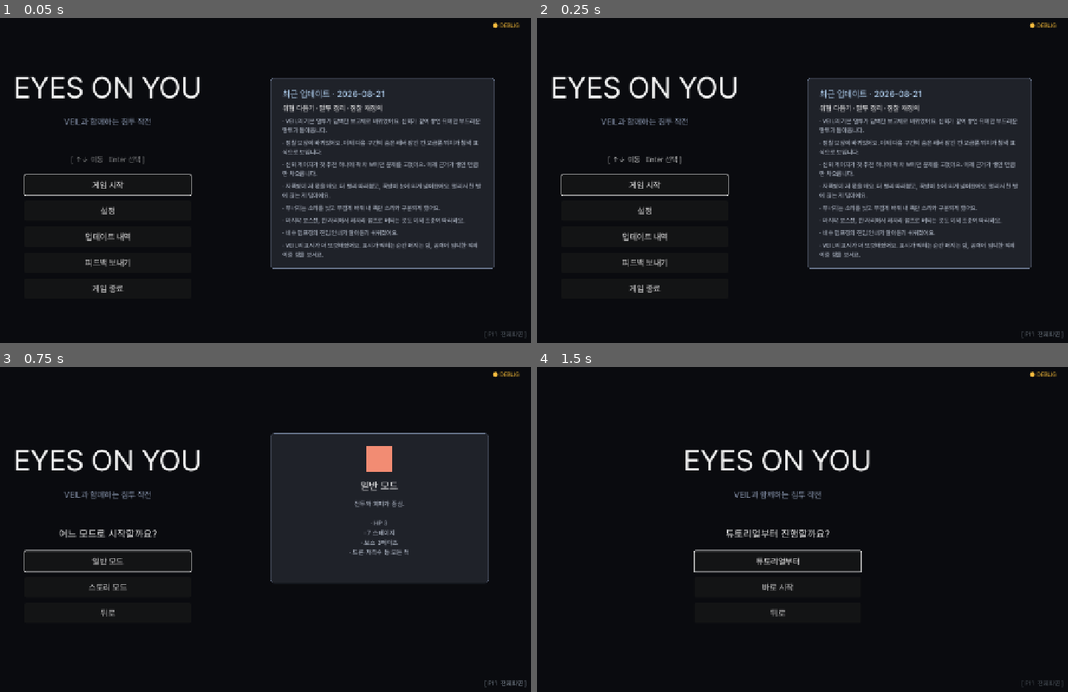
Above: before the commit, frames 1-4 (two rows, left to right).
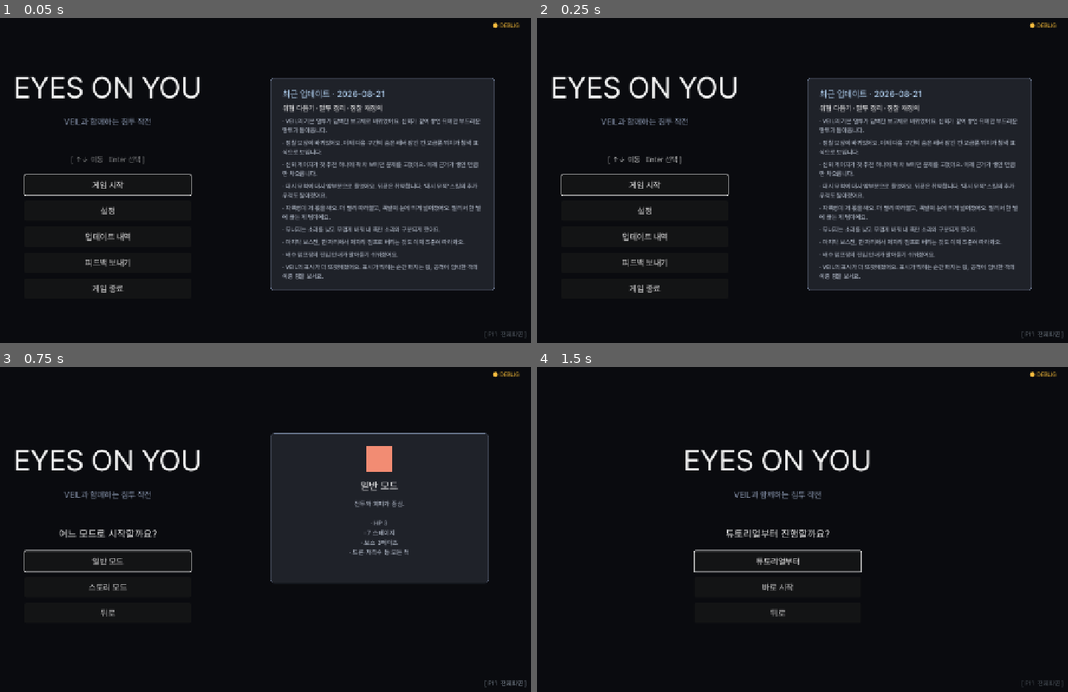
Above: after the commit, the same moments.

Repository: soomin007/EyesOnYou-Full
Game: Godot game, scene res://scenes/main.tscn
Two runs of this game, one before a commit and one after it. Both use one fixed random seed, a clock stepped at 60 frames per second and the inputs below. Sound files missing from this copy of the repository are replaced by a short silence.
Inputs:
- Up to frame 1 (0.05 s): no input
- Up to frame 2 (0.25 s): no input
- Up to frame 3 (0.75 s): click "게임 시작" at 0.5 s
- Up to frame 4 (1.5 s): click "일반 모드" at 1.25 s

The runs differ from the first frame. In frame 1, 5.6% of the frame differs, in the area x 50-94%, y 50-84%; in frame 2, 5.6%; in frame 3, nothing differs; in frame 4, nothing differs.

Commit message:
feat(balance): 대시 무적 창 축소 (사용자 확정)
- 무적 = 대시 앞부분만 0.12s(종전 전 구간 0.18) · T3 추가 0.3 → 0.15s
- T3 기준 무적 가동률 86% → ~48% · 이동 거리/속도/쿨다운 불변
- 스킬 설명 동기("대시 후 0.15s 무적") + 패치 노트 + 대사집 미러
- 단일 소스 = balance_framework §12 · 압력 1단계 실측 후 추가 폭 판정
- hp_survival_economy §1에 정찰 무의미 실플레이 실증 추가

Co-Authored-By: Claude Fable 5 <noreply@anthropic.com>

Diff:
--- a/scripts/GameInfo.gd
+++ b/scripts/GameInfo.gd
@@ -17,6 +17,7 @@
 			"VEIL의 기본 말투가 담백한 보고체로 바뀌었어요. 신뢰가 깊이 쌓인 뒤에만 부드러운 말투가 돌아옵니다.",
 			"정찰 보상이 바뀌었어요. 이제 다음 구간의 숨은 레버·잠긴 칸·보급품 위치가 청색 표식으로 보입니다.",
 			"신뢰 게이지가 첫 추천 하나에 꽉 차 보이던 문제를 고쳤어요. 이제 근거가 쌓인 만큼만 차오릅니다.",
+			"대시 무적이 대시 앞부분으로 줄었어요. 뒤끝은 취약합니다. '대시 무적' 스킬의 추가 무적도 짧아졌어요.",
 			"자폭병이 제 몫을 해요. 더 빨리 따라붙고, 폭발이 눈에 띄게 넓어졌어요. 멀리서 한 발에 끊는 게 답이에요.",
 			"무너지는 소리를 낮고 무겁게 바꿔 내 폭탄 소리와 구분되게 했어요.",
 			"마지막 보스전, 한 자리에서 제자리 점프로 버티는 것도 이제 조준이 따라와요.",
--- a/scripts/Player.gd
+++ b/scripts/Player.gd
@@ -507,14 +507,17 @@
 	SfxPlayer.play("player_dash")
 	GameState.profile_note_dash()
 	# dash_boost: T1=쿨다운 -20%, T2=거리 +30%(_handle_input의 dash_timer 분기에서 적용),
-	#            T3=대시 후 0.3s 무적 추가.
+	#            T3=대시 후 무적 추가.
+	# 무적 창 축소(2026-08-21 사용자 확정, hp_survival_economy §4-B): 종전 = 대시 전 구간(0.18)
+	# +T3 0.3 → 무적 가동률이 T3 기준 86%(0.48/0.56)라 회피가 만능이었다. 대시의 앞부분만
+	# 무적(0.12 · 후반은 취약) + T3 추가 0.15 → 가동률 ~48%. 이동 거리·속도·쿨다운은 불변.
 	var db_tier: int = GameState.get_skill_tier("dash_boost")
 	var cd_mult: float = 0.8 if db_tier >= 1 else 1.0
 	dash_timer = DASH_DURATION
 	dash_cd = DASH_COOLDOWN * cd_mult
-	var iframe: float = DASH_DURATION
+	var iframe: float = 0.12
 	if db_tier >= 3:
-		iframe += 0.3
+		iframe += 0.15
 	invuln = max(invuln, iframe)
 
 # 수류탄 차징 시작 — 충전이 있어야 시작(없으면 무시).
--- a/scripts/SkillTreeData.gd
+++ b/scripts/SkillTreeData.gd
@@ -60,7 +60,7 @@
 		"tiers": [
 			{"name": "대시 강화",    "desc": "대시 쿨다운 -20%",              "active": false},
 			{"name": "대시 거리+",   "desc": "대시 거리 +30%",                "active": false},
-			{"name": "대시 무적",    "desc": "대시 후 0.3s 무적",             "active": false},
+			{"name": "대시 무적",    "desc": "대시 후 0.15s 무적",            "active": false},
 		],
 	},
 	# 생존 ────────────────────────────────────────────
Not shown, changed: docs/design/balance_framework.md
Not shown, changed: docs/design/hp_survival_economy.md
Not shown, changed: docs/dialogue/ui.md
